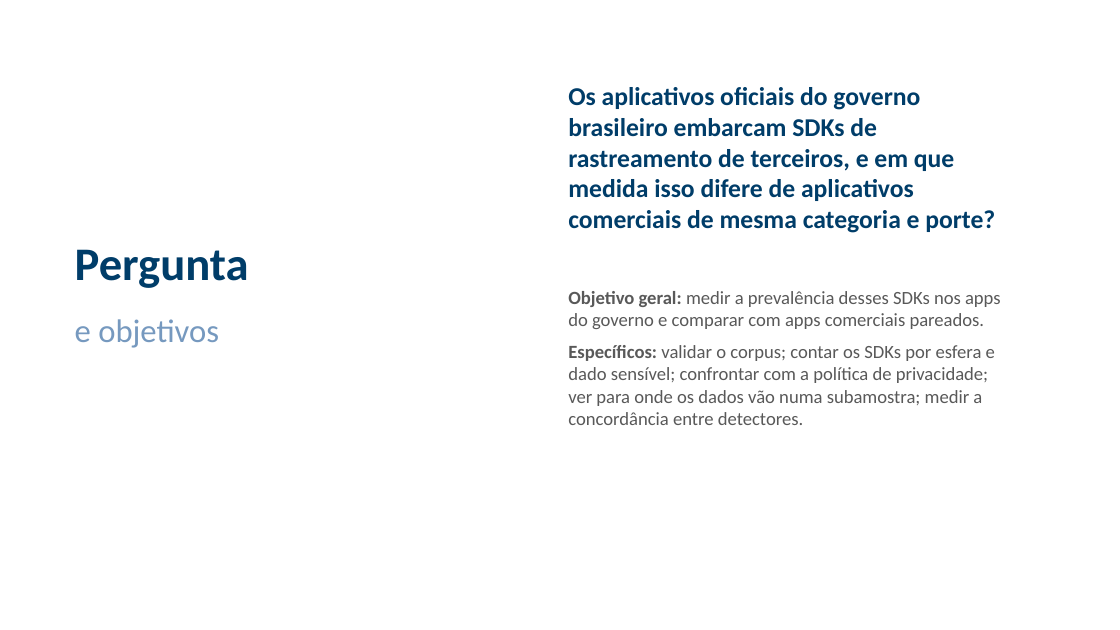
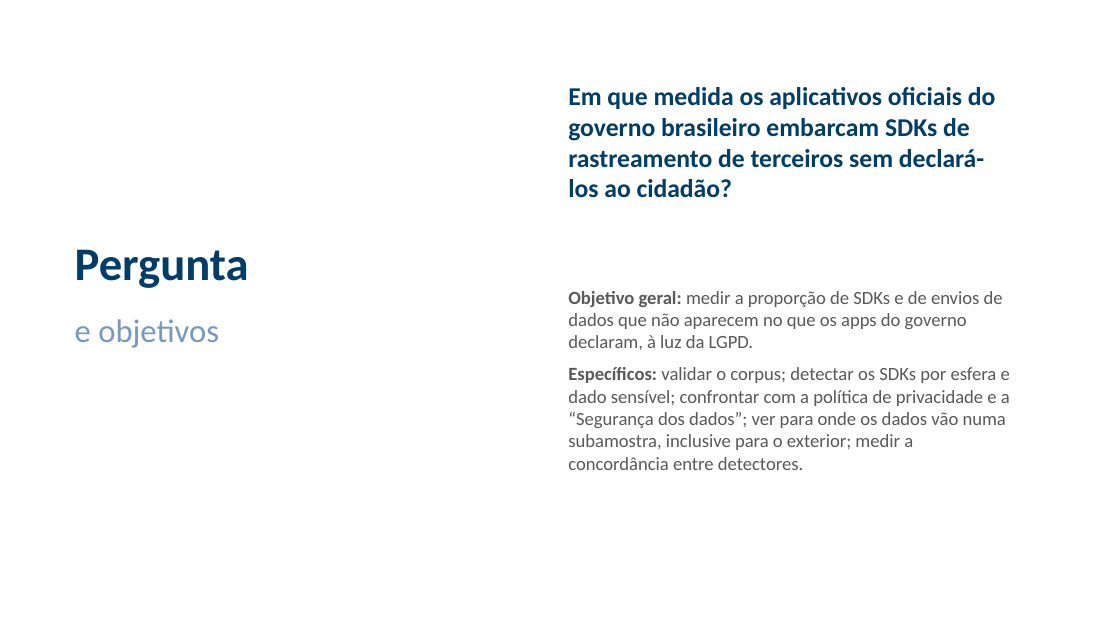
Before and after one commit to ClaudioAMF1/TCC, a slide deck: slide 5 of tcc/apresentacao/simulacao-defesa-rascunho.pptx. Drawn at 1120x630 pixels with LibreOffice and Linux fonts; fonts in the diff are those of the drawing; background and template pictures are left out. Boxes give left, top, right and bottom in pixels: in the first picture for what was removed or moved away, otherwise in the second. Text is boxed around its words. In the diff, an @@ line names an element or a change of style, - is before the commit and + after.

```diff
--- a/tcc/apresentacao/simulacao-defesa-rascunho.pptx
+++ b/tcc/apresentacao/simulacao-defesa-rascunho.pptx
@@ text at (568, 87, 996, 198): text changed @@
-Os aplicativos oficiais do governo brasileiro embarcam SDKs de rastreamento de terceiros, e em que medida isso difere de aplicativos comerciais de mesma categoria e porte?
+Em que medida os aplicativos oficiais do governo brasileiro embarcam SDKs de rastreamento de terceiros sem declará-los ao cidadão?
@@ text at (568, 291, 1010, 470): text changed @@
-Objetivo geral: medir a prevalência desses SDKs nos apps do governo e comparar com apps comerciais pareados.
-Específicos: validar o corpus; contar os SDKs por esfera e dado sensível; confrontar com a política de privacidade; ver para onde os dados vão numa subamostra; medir a concordância entre detectores.
+Objetivo geral: medir a proporção de SDKs e de envios de dados que não aparecem no que os apps do governo declaram, à luz da LGPD.
+Específicos: validar o corpus; detectar os SDKs por esfera e dado sensível; confrontar com a política de privacidade e a “Segurança dos dados”; ver para onde os dados vão numa subamostra, inclusive para o exterior; medir a concordância entre detectores.
```
Also in this commit, not shown: 7 other slides changed, 2 other files.
